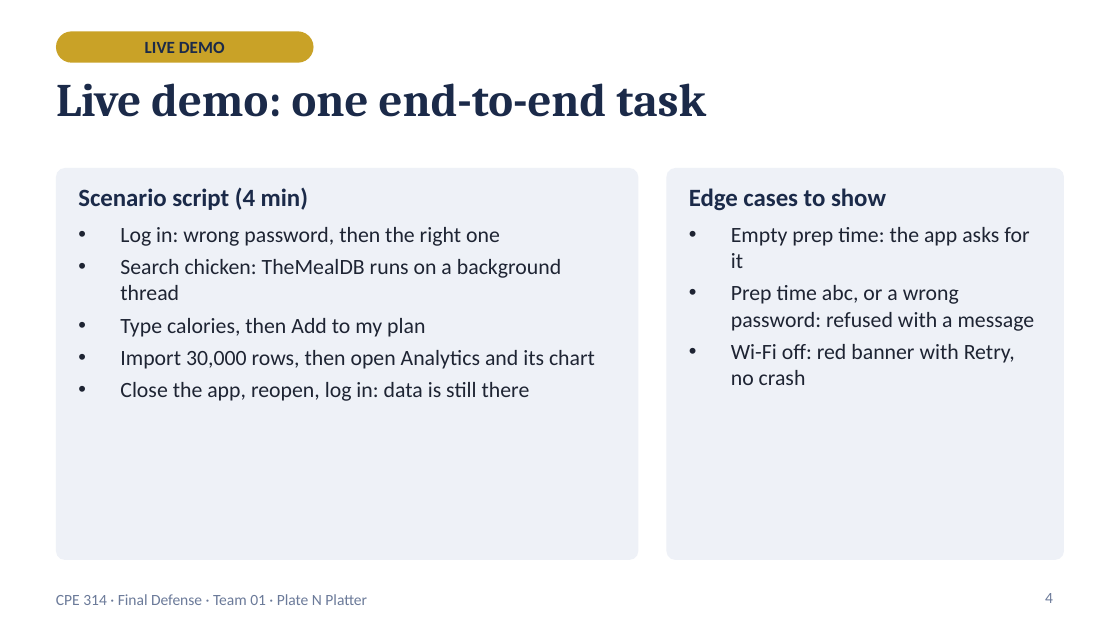
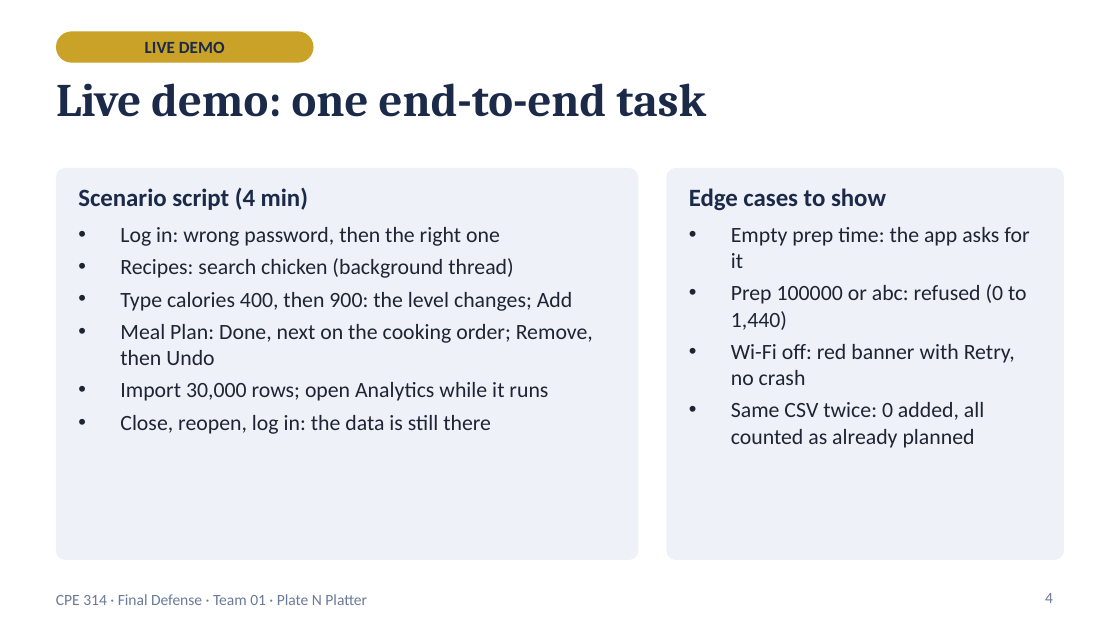
Before and after one commit to Kimonooo/cpe314-69167-capstoneteam-Meal_plannerGroup1, a slide deck: slide 4 of docs/PlateNPlatter_Final_Defense.pptx. Drawn at 1120x630 pixels with LibreOffice and Linux fonts; fonts in the diff are those of the drawing. Boxes give left, top, right and bottom in pixels: in the first picture for what was removed or moved away, otherwise in the second. Text is boxed around its words. In the diff, an @@ line names an element or a change of style, - is before the commit and + after.

```diff
--- a/docs/PlateNPlatter_Final_Defense.pptx
+++ b/docs/PlateNPlatter_Final_Defense.pptx
@@ text at [120,258,593,434]: text changed @@
-• Search chicken: TheMealDB runs on a background thread
-• Type calories, then Add to my plan
-• Import 30,000 rows, then open Analytics and its chart
-• Close the app, reopen, log in: data is still there
+• Recipes: search chicken (background thread)
+• Type calories 400, then 900: the level changes; Add
+• Meal Plan: Done, next on the cooking order; Remove, then Undo
+• Import 30,000 rows; open Analytics while it runs
+• Close, reopen, log in: the data is still there
@@ text at [731,284,1027,330]: text changed @@
-• Prep time abc, or a wrong password: refused with a message
+• Prep 100000 or abc: refused (0 to 1,440)
@@ text at [731,402,984,448]: paragraph added @@
+• Same CSV twice: 0 added, all counted as already planned
```
Also in this commit, not shown: 17 other slides changed, 3 slides removed, 4 other files.
